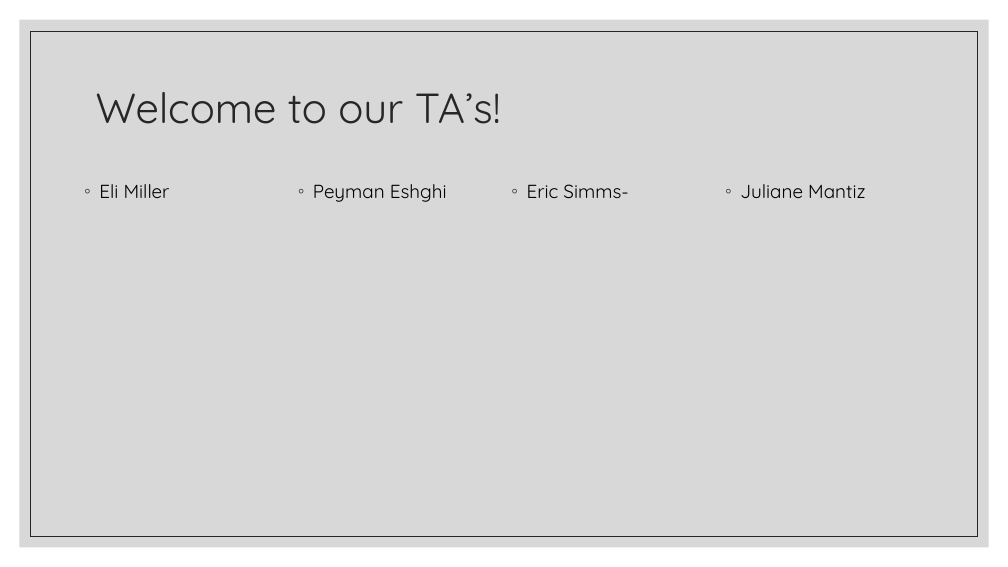
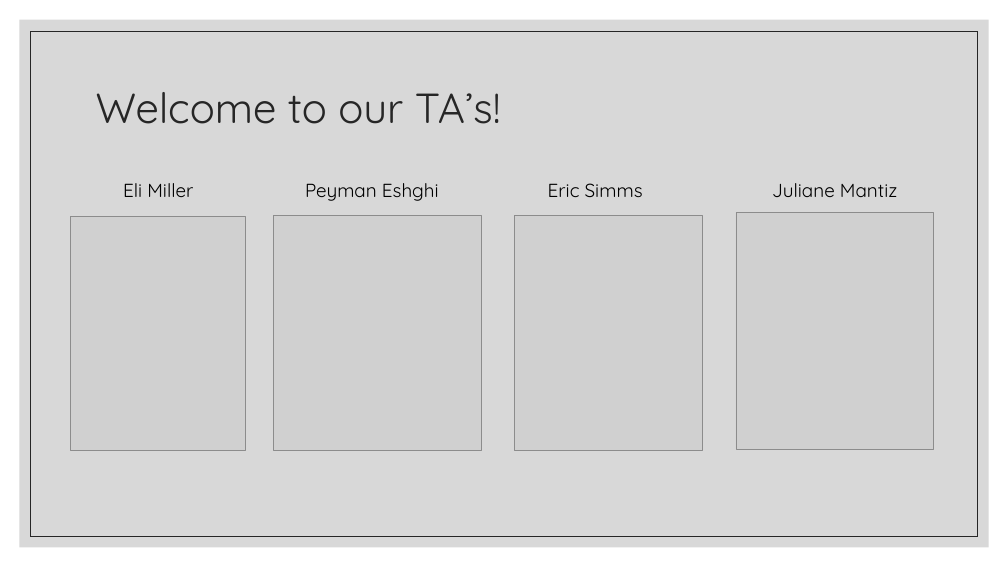
Before and after one commit to FredHutch/R_Package_Validation_Tutorial, a slide deck: slide 6 of Slides/Slides-01-Welcome_and_Orientation/Slides-01-Welcome_and_Orientation.pptx. Drawn at 1008x567 pixels with LibreOffice and Linux fonts; fonts in the diff are those of the drawing; grey boxes stand for pictures. Boxes give left, top, right and bottom in pixels: in the first picture for what was removed or moved away, otherwise in the second. Text is boxed around its words. In the diff, an @@ line names an element or a change of style, - is before the commit and + after.

```diff
--- a/Slides/Slides-01-Welcome_and_Orientation/Slides-01-Welcome_and_Orientation.pptx
+++ b/Slides/Slides-01-Welcome_and_Orientation/Slides-01-Welcome_and_Orientation.pptx
@@ text "Eli Miller": place and size @@
-text "Eli Miller" at bbox=[99, 184, 170, 198]
+text "Eli Miller" at bbox=[123, 183, 193, 197]
@@ alignment left to centre; bullet ◦ to none in 3 elements at bbox=[772, 183, 897, 197], bbox=[123, 183, 193, 197], bbox=[305, 183, 439, 201] @@
@@ text "Peyman Eshghi": place and size @@
-text "Peyman Eshghi" at bbox=[313, 184, 447, 202]
+text "Peyman Eshghi" at bbox=[305, 183, 439, 201]
@@ text "Juliane Mantiz": place and size @@
-text "Juliane Mantiz" at bbox=[740, 184, 865, 198]
+text "Juliane Mantiz" at bbox=[772, 183, 897, 197]
@@ text at bbox=[548, 183, 643, 197]: text changed @@
-◦ Eric Simms-
+Eric Simms
@@ picture added at bbox=[71, 217, 246, 451] @@
@@ picture added at bbox=[274, 216, 482, 451] @@
@@ picture added at bbox=[514, 216, 702, 451] @@
@@ picture added at bbox=[737, 212, 934, 449] @@
```
Also in this commit, not shown: 6 other slides changed, 2 slides added, 1 other file.
